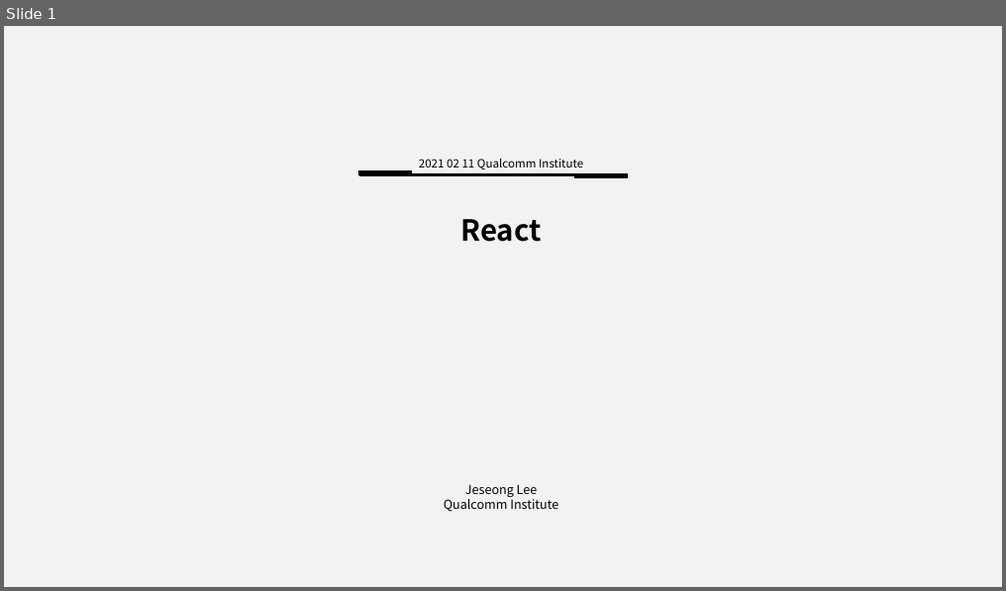
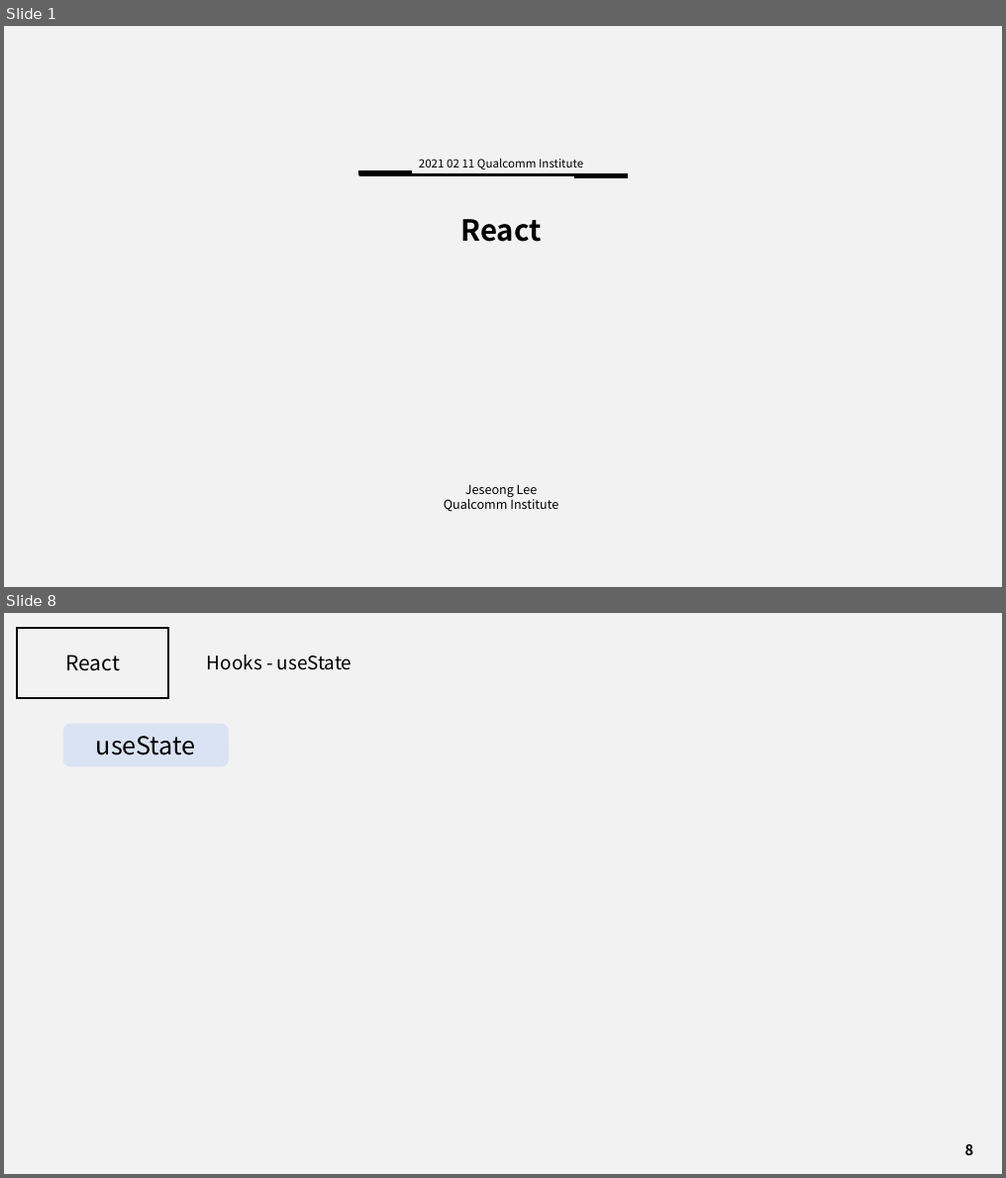
Before and after one commit to J3SUNG/Seminar, a slide deck: 210210_React_2.pptx. Shown one above the other, each under a label of ours: slide 1 before the commit, slides 1 and 8 after it; the slides between them are not shown. The pictures are 1006x591 and 1006x1178 pixels, drawn with LibreOffice and Linux fonts; fonts in the diff are those of the drawing. Boxes give left, top, right and bottom in pixels: in the first picture for what was removed or moved away, otherwise in the second. Text is boxed around its words. In the diff, an @@ line names an element or a change of style, - is before the commit and + after.

```diff
--- a/210210_React_2.pptx
+++ b/210210_React_2.pptx
@@ slide 8 added at box(4, 613, 1002, 1174), background #F2F2F2 @@
@@ rectangle added at box(17, 628, 168, 697), outline #000000 2 pt @@
@@ text added at box(65, 655, 120, 671), 20 pt, text #000000 @@
+React
@@ text added at box(207, 655, 351, 670), 18 pt, text #000000 @@
+Hooks - useState
@@ rounded rectangle added at box(63, 724, 229, 767), fill #DAE3F3, 24 pt, text #000000 @@
+useState
@@ page number added at box(965, 1145, 974, 1156), 14 pt, text #000000, bold @@
+8
```
Also in this commit, not shown: 6 slides changed, 1 other slide added, 40 slides removed, 1 other file.
